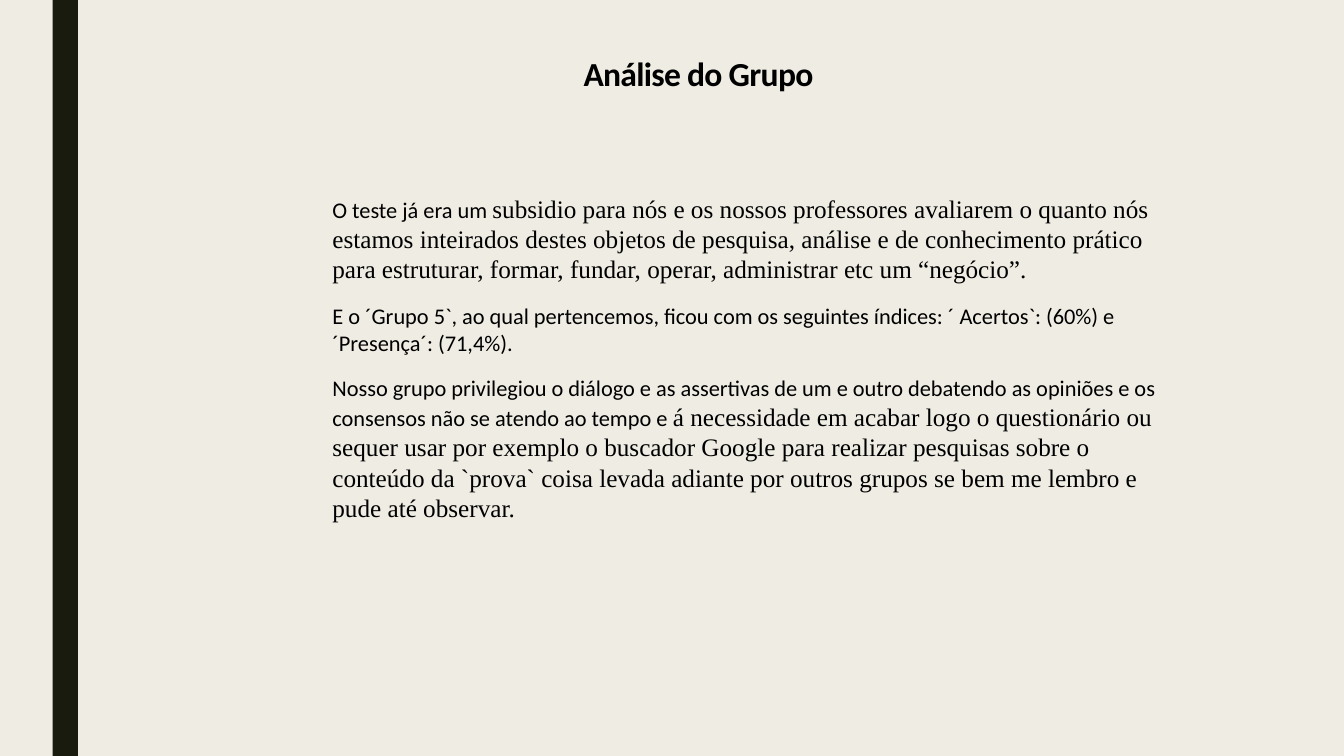
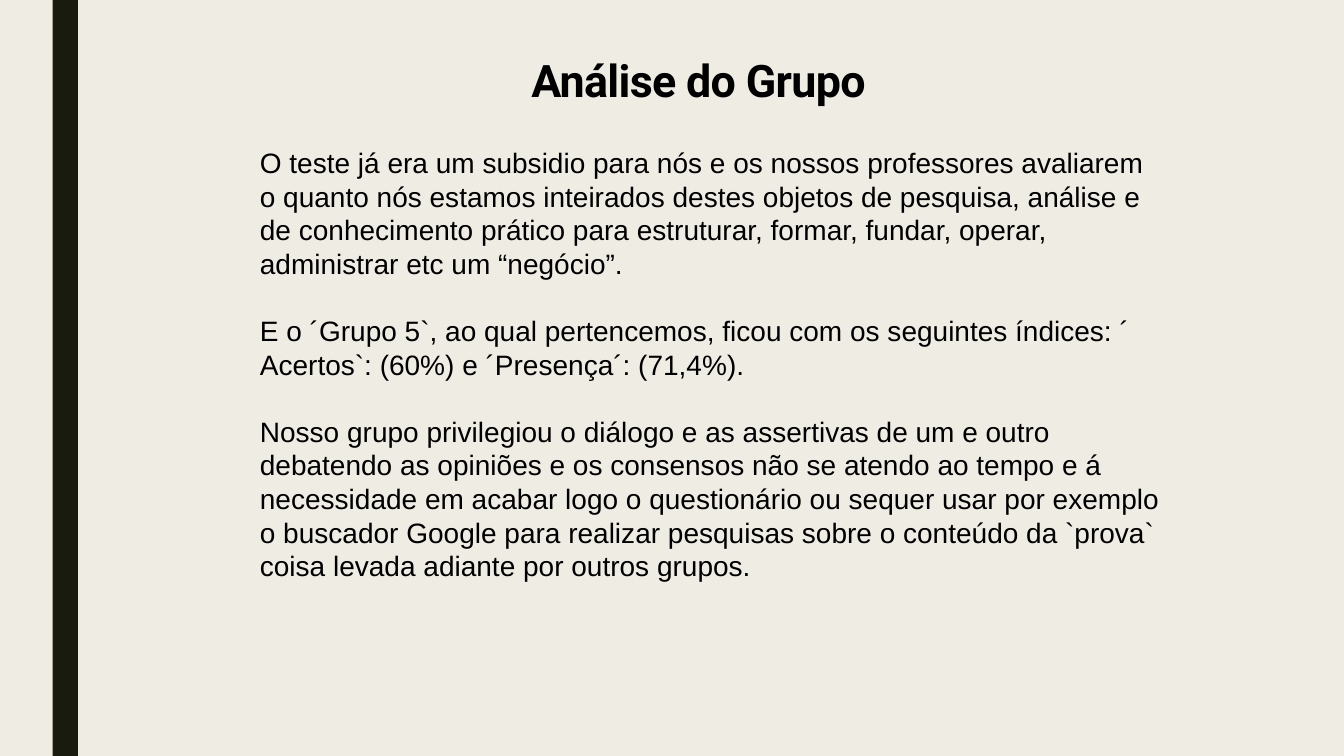
Before and after one commit to Time-Cinco/Avalia-o-1-e-2-, a slide deck: slide 5 of Apresentação time cinco.pptx (slide 4 before the commit). Drawn at 1344x756 pixels with LibreOffice and Linux fonts; fonts in the diff are those of the drawing. Boxes give left, top, right and bottom in pixels: in the first picture for what was removed or moved away, otherwise in the second. Text is boxed around its words. In the diff, an @@ line names an element or a change of style, - is before the commit and + after.

```diff
--- a/Apresentação time cinco.pptx
+++ b/Apresentação time cinco.pptx
@@ text "Análise do Grupo" at [531, 63, 866, 106]: size 24 to 32 pt, font Calibri to Roboto @@
@@ text "O teste já era um ...": place and size @@
-text "O teste já era um ..." at [332, 200, 1155, 523]
+text "O teste já era um ..." at [260, 152, 1159, 581]
@@ text at [260, 152, 1142, 380]: size 16 to 20 pt, font Calibri to Arial in "O teste já era um", "E o ´Grupo 5`, ao qual pertencemos, ..."; size 18 to 20 pt, font Times New Roman to Arial in "subsidio para nós e os nossos professores ..." @@
@@ text at [260, 421, 1159, 581]: text changed; size 18 to 20 pt; font Times New Roman to Arial @@
-Nosso grupo privilegiou o diálogo e as assertivas de um e outro debatendo as opiniões e os consensos não se atendo ao tempo e á necessidade em acabar logo o questionário ou sequer usar por exemplo o buscador Google para realizar pesquisas sobre o conteúdo da `prova` coisa levada adiante por outros grupos se bem me lembro e pude até observar.
+Nosso grupo privilegiou o diálogo e as assertivas de um e outro debatendo as opiniões e os consensos não se atendo ao tempo e á necessidade em acabar logo o questionário ou sequer usar por exemplo o buscador Google para realizar pesquisas sobre o conteúdo da `prova` coisa levada adiante por outros grupos.
```
Also in this commit, not shown: 4 other slides changed, 5 slides added, 6 slides removed.
